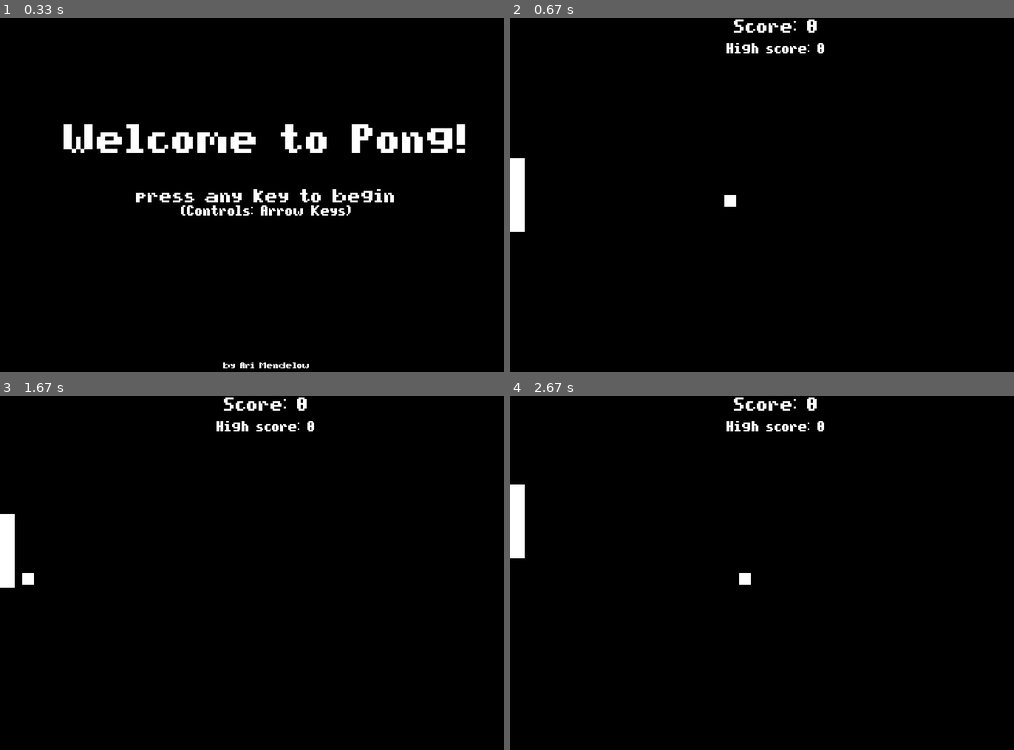
Above: before the commit, frames 1-4 (two rows, left to right).
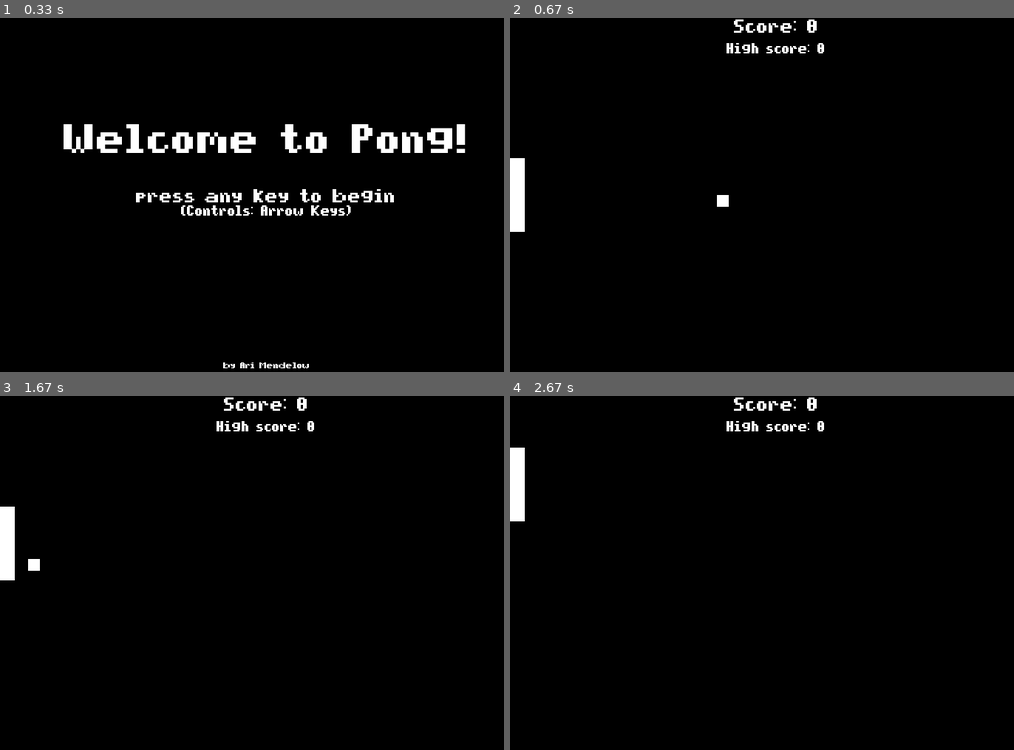
Above: after the commit, the same moments.

Repository: arimendelow/python_games
Game: pygame game, started from pong/pong.py
Same seed, same stepped clock (60 frames per second), same inputs: the game is played once before the commit and once after it.
Inputs:
- Up to frame 1 (0.33 s): no input
- Up to frame 2 (0.67 s): tap Enter at 0.33 s
- Up to frame 3 (1.67 s): hold Up 0.67-1.13 s; hold Down 1.17-1.52 s; hold Up from 1.55 s (still down)
- Up to frame 4 (2.67 s): release Up at 1.92 s; hold Down 1.95-2.32 s; hold Up from 2.35 s (still down)

Frame 1 is identical in both runs. In frame 2, 0.1% of the frame differs, in the area x 41-45%, y 50-54%; in frame 3, 0.3%; in frame 4, 0.7%, in the area x 0-48%, y 14-54%.

Commit message:
Add bounce from paddle

Diff:
--- a/pong/pong.py
+++ b/pong/pong.py
@@ -10,6 +10,9 @@
 paddleHeight = 100
 ballRad = 16
 
+# What is the maximum angle (in degrees) of reflection from the paddle?
+maxAngle = 45
+
 # Controls the speed of the elements - in px/s
 paddleVel = 10
 ballVel = 10
@@ -17,7 +20,7 @@
 # Allow us to set our FPS
 clock = pygame.time.Clock()
 # redraws per second
-RPS = 10
+RPS = 20
 
 # Commonly used colors
 black = (0, 0, 0,)
@@ -219,7 +222,15 @@
 		if ball.x <= player.x + player.width and ball.x + ball.width > player.x:
 			if ball.y < player.y + player.height and ball.y + ball.height > player.y:
 				# Hit! Now, bounce.
-				ball.xVel *= -1
+				# How far is the ball from the center of the paddle?
+				ballCenter = ball.y + ballRad // 2
+				paddleCenter = player.y + paddleHeight // 2
+				ballDelta = ballCenter - paddleCenter # Negative if the ball is on the higher half of the paddle
+				# Scale this delta into angle of reflection, from 0 to ±maxAngle°
+				ballAngle = ballDelta * maxAngle / (paddleHeight / 2)
+				# Now, break up the ball velocity into its x and y components according to this angle
+				ball.xVel = abs(math.cos(ballAngle) * ballVel) # abs cuz it needs to be moving right after the bounce
+				ball.yVel = math.cos(ballAngle) * ballVel
 
 		# Move the ball - rather than controlling the direction of the ball here,
 		# the xVel and yVel are made positive or negative by the code handling bouncing
